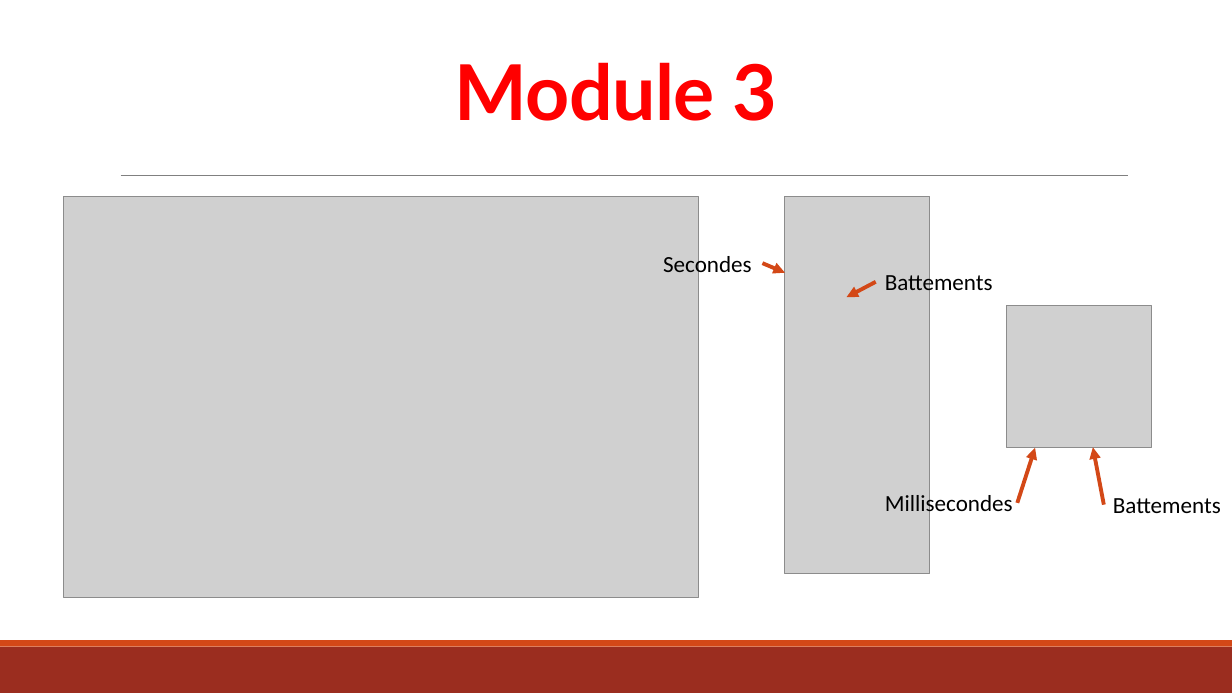
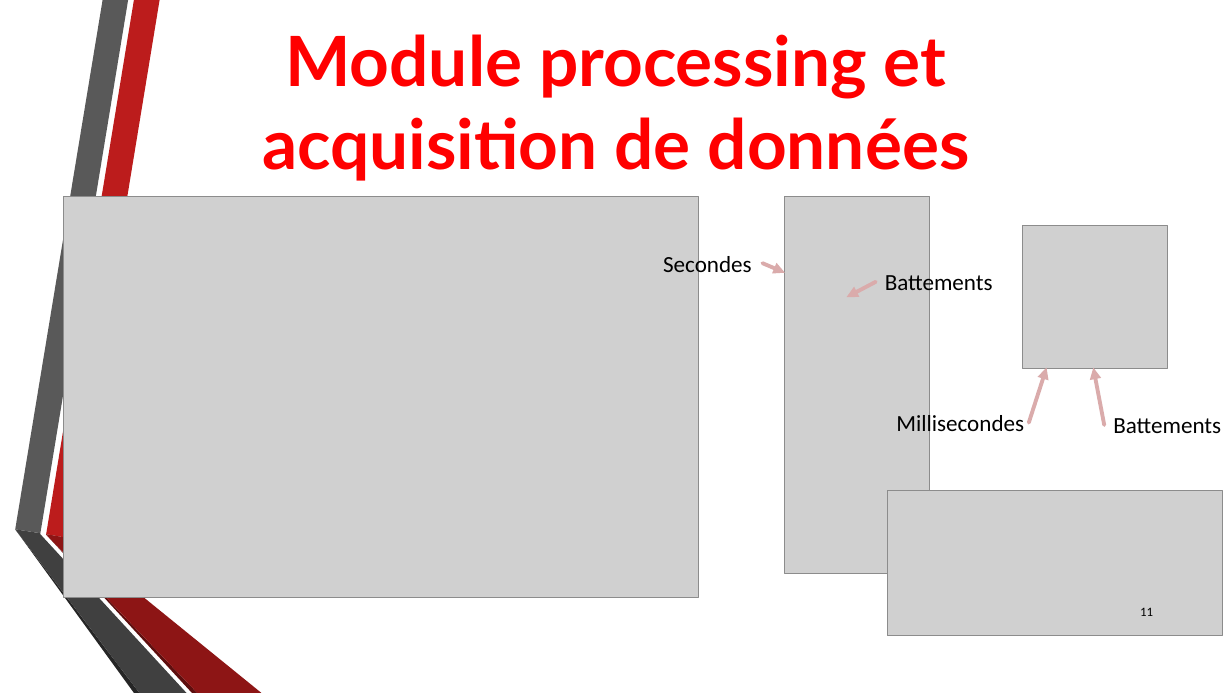
Before and after one commit to Taikylah/Projet-Groupe-4, a slide deck: slide 11 of Présentation.pptx (slide 7 before the commit). Drawn at 1232x693 pixels with LibreOffice and Linux fonts; fonts in the diff are those of the drawing; grey boxes stand for pictures. Boxes give left, top, right and bottom in pixels: in the first picture for what was removed or moved away, otherwise in the second. Text is boxed around its words. In the diff, an @@ line names an element or a change of style, - is before the commit and + after.

```diff
--- a/Présentation.pptx
+++ b/Présentation.pptx
@@ title "Module processing et acquisition de ..." at [262,34,970,181]: vertical alignment bottom to middle @@
@@ title at [262,34,970,181]: text changed; size 60 to 54 pt @@
-Module 3
+Module processing et acquisition de données
@@ line removed from (121, 176) to (1128, 176) @@
@@ picture: place and size @@
-picture at [1006,305,1152,447]
+picture at [1023,226,1168,369]
@@ arrow (762, 263) - (785, 273): stroke #D34817 3 pt to #DAACAC 3 pt @@
@@ arrow (876, 282) - (847, 298): stroke #D34817 3 pt to #DAACAC 3 pt @@
@@ arrow moved from (1018, 503) - (1035, 448) to (1029, 422) - (1047, 368) @@
@@ arrow (1029, 422) - (1047, 368): stroke #D34817 3 pt to #DAACAC 3 pt @@
@@ arrow moved from (1104, 505) - (1093, 447) to (1104, 425) - (1093, 368) @@
@@ arrow (1104, 425) - (1093, 368): stroke #D34817 3 pt to #DAACAC 3 pt @@
@@ text "Millisecondes": place and size @@
-text "Millisecondes" at [885,492,1013,518]
+text "Millisecondes" at [896,412,1024,438]
@@ text "Battements": place and size @@
-text "Battements" at [1113,498,1221,513]
+text "Battements" at [1113,418,1221,433]
@@ picture added at [887,491,1222,636] @@
@@ group added at [15,0,262,693]: 6 freeform shapes @@
@@ page number added at [1140,607,1153,616], 10 pt, text #000000 @@
+11
@@ rectangle removed at [0,647,1232,693] @@
@@ rectangle removed at [0,640,1232,647] @@
```
Also in this commit, not shown: 5 other slides changed, 11 slides added, 5 slides removed, 8 other files.
